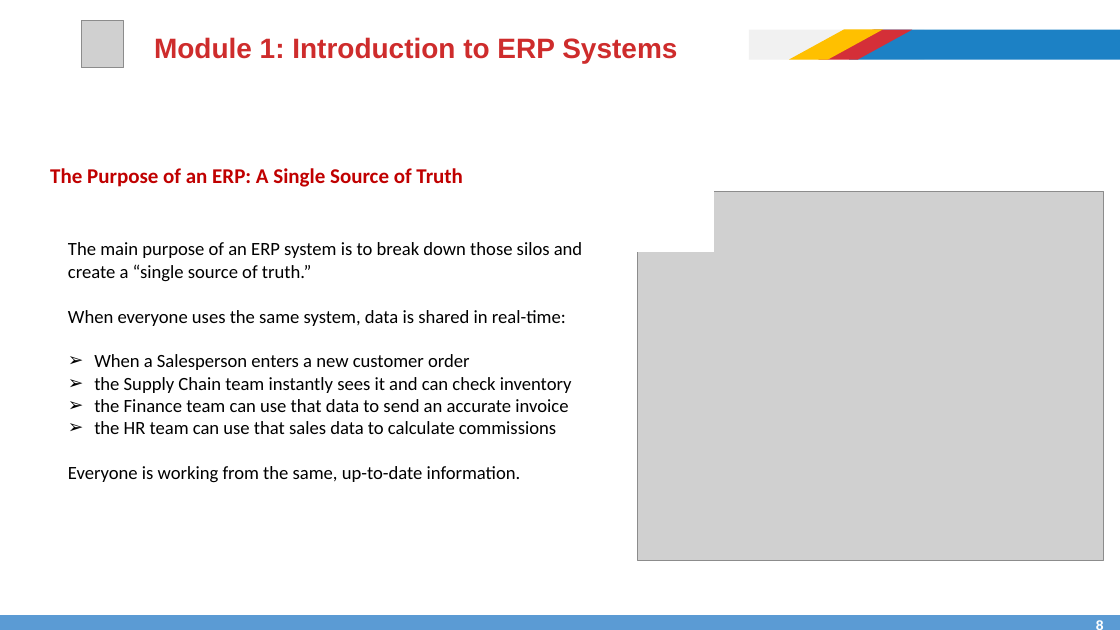
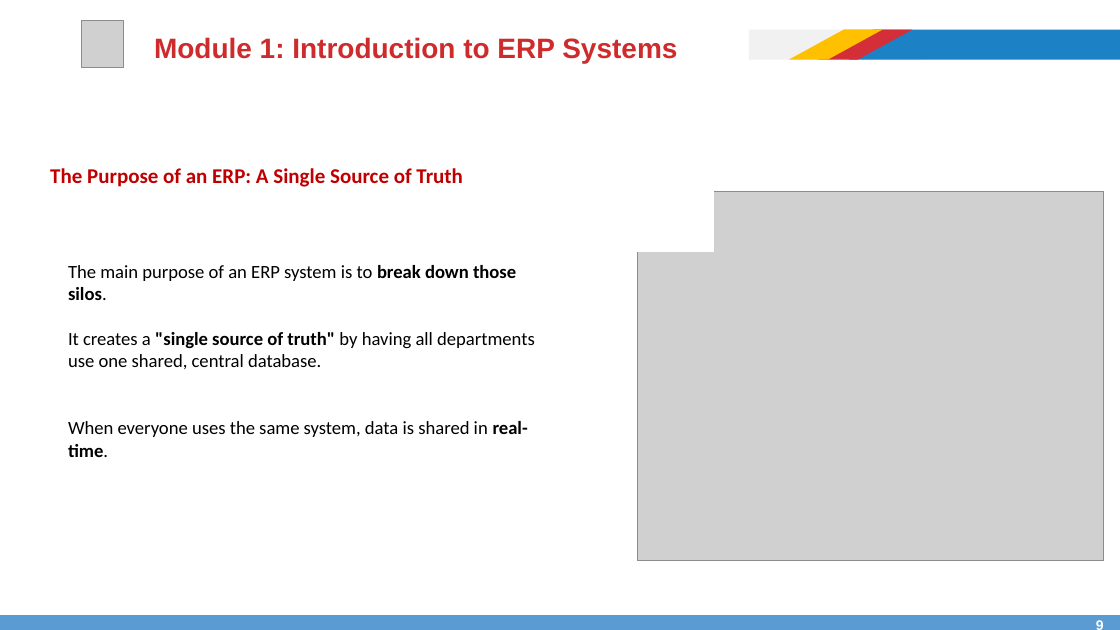
Before and after one commit to afathelbab/cnpc, a slide deck: slide 9 of computer-basics-soft-skills/day3/Computer Skills and Soft Skills - Lec-3.pptx (slide 8 before the commit). Drawn at 1120x630 pixels with LibreOffice and Linux fonts; fonts in the diff are those of the drawing; grey boxes stand for pictures. Boxes give left, top, right and bottom in pixels: in the first picture for what was removed or moved away, otherwise in the second. Text is boxed around its words. In the diff, an @@ line names an element or a change of style, - is before the commit and + after.

```diff
--- a/computer-basics-soft-skills/day3/Computer Skills and Soft Skills - Lec-3.pptx
+++ b/computer-basics-soft-skills/day3/Computer Skills and Soft Skills - Lec-3.pptx
@@ text at (68, 265, 535, 457): text changed @@
-The main purpose of an ERP system is to break down those silos and create a “single source of truth.”
-When everyone uses the same system, data is shared in real-time:
-➢ When a Salesperson enters a new customer order
-➢ the Supply Chain team instantly sees it and can check inventory
-➢ the Finance team can use that data to send an accurate invoice
-➢ the HR team can use that sales data to calculate commissions
-Everyone is working from the same, up-to-date information.
+The main purpose of an ERP system is to break down those silos.
+It creates a "single source of truth" by having all departments use one shared, central database.
+When everyone uses the same system, data is shared in real-time.
```
Also in this commit, not shown: 4 other slides changed, 13 slides added, 1 slide removed.
